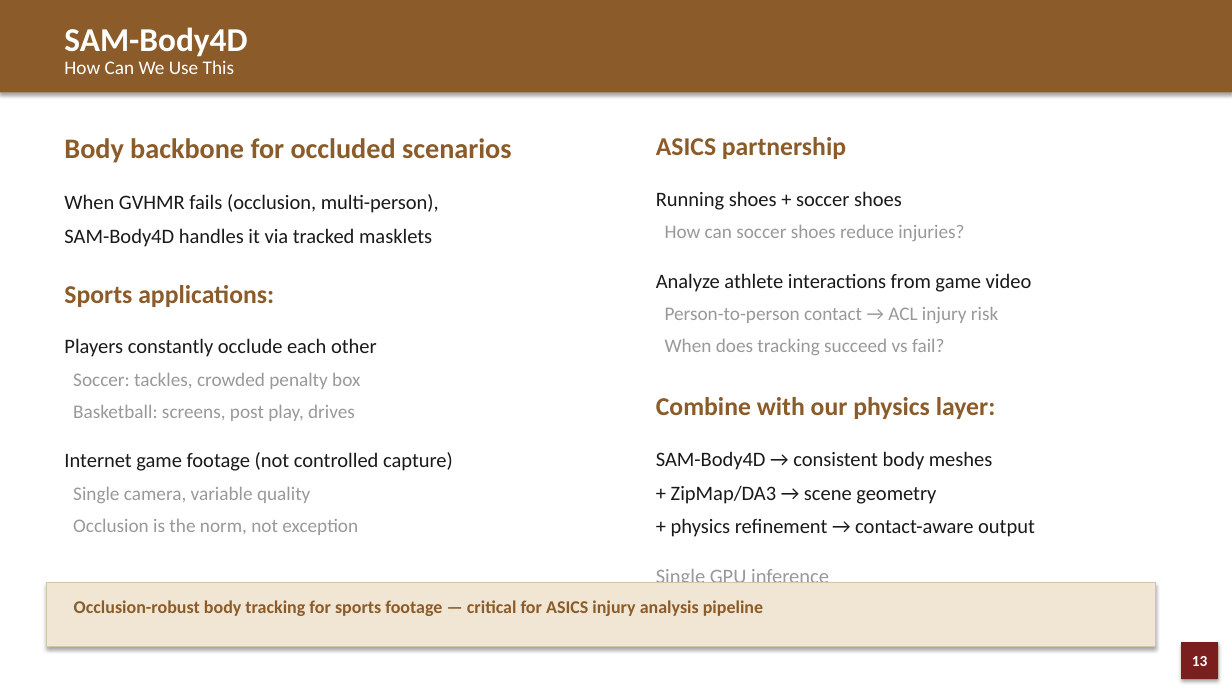
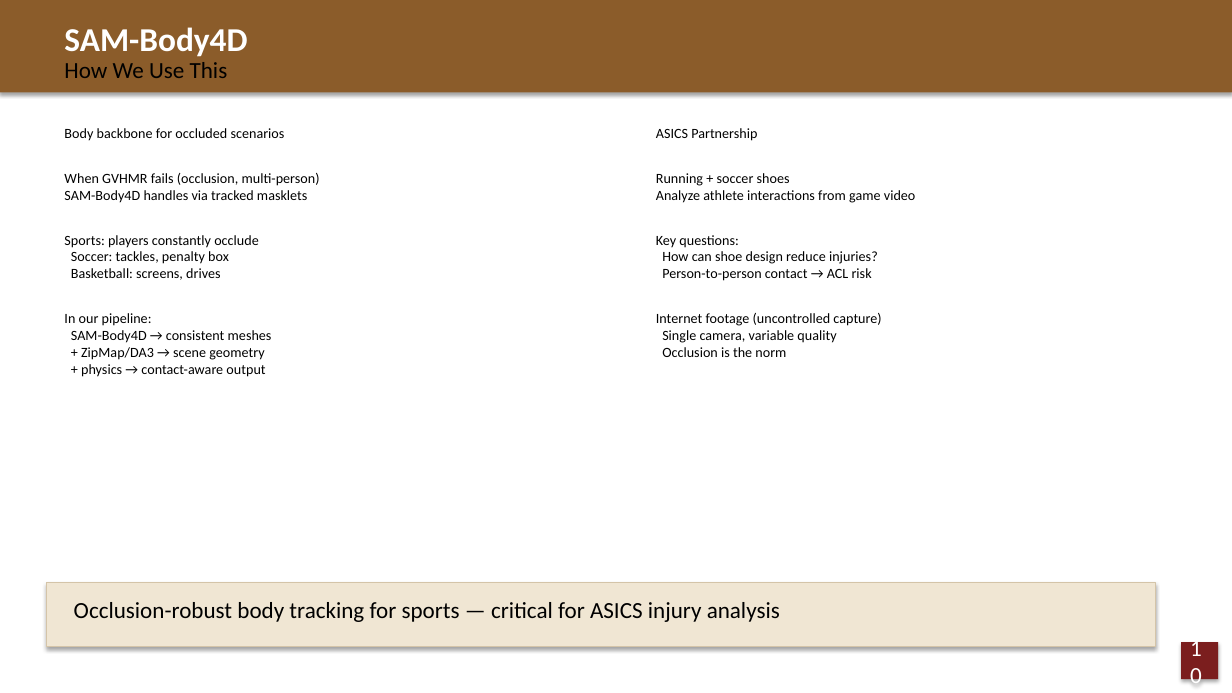
Before and after one commit to JCNTH/Pact3D, a slide deck: slide 10 of Paper_DeepDives.pptx (slide 13 before the commit). Drawn at 1232x693 pixels with LibreOffice and Linux fonts; fonts in the diff are those of the drawing. Boxes give left, top, right and bottom in pixels: in the first picture for what was removed or moved away, otherwise in the second. Text is boxed around its words. In the diff, an @@ line names an element or a change of style, - is before the commit and + after.

```diff
--- a/Paper_DeepDives.pptx
+++ b/Paper_DeepDives.pptx
@@ text at <box>64,62,228,78</box>: text changed; size 15 to 18 pt; text colour #FFFFFF to #000000 @@
-How Can We Use This
+How We Use This
@@ text at <box>64,128,285,141</box>: size 22 to 11 pt, text colour #8B5C2A to #000000, bold off in "Body backbone for occluded scenarios"; line spacing 30.8pt to 1; less space between paragraphs @@
@@ text at <box>656,128,790,186</box>: text changed; size 15 to 11 pt; text colour #999999 to #000000 @@
-ASICS partnership
-Running shoes + soccer shoes
-How can soccer shoes reduce injuries?
+ASICS Partnership
+Running + soccer shoes
@@ text at <box>64,173,320,377</box>: text changed; size 16 to 11 pt; text colour #1A1A1A to #000000 @@
-When GVHMR fails (occlusion, multi-person),
-SAM-Body4D handles it via tracked masklets
-Sports applications:
-Players constantly occlude each other
-Soccer: tackles, crowded penalty box
-Basketball: screens, post play, drives
-Internet game footage (not controlled capture)
-Single camera, variable quality
-Occlusion is the norm, not exception
+When GVHMR fails (occlusion, multi-person)
+SAM-Body4D handles via tracked masklets
+Sports: players constantly occlude
+Soccer: tackles, penalty box
+Basketball: screens, drives
+In our pipeline:
+SAM-Body4D → consistent meshes
++ ZipMap/DA3 → scene geometry
++ physics → contact-aware output
@@ text at <box>656,190,916,203</box>: size 16 to 11 pt, text colour #1A1A1A to #000000 in "Analyze athlete interactions from game video"; line spacing 22.4pt to 1; less space between paragraphs @@
@@ text at <box>656,235,881,357</box>: text changed; size 16 to 11 pt; text colour #1A1A1A to #000000 @@
-Person-to-person contact → ACL injury risk
-When does tracking succeed vs fail?
-Combine with our physics layer:
-SAM-Body4D → consistent body meshes
-+ ZipMap/DA3 → scene geometry
-+ physics refinement → contact-aware output
-Single GPU inference
+Key questions:
+How can shoe design reduce injuries?
+Person-to-person contact → ACL risk
+Internet footage (uncontrolled capture)
+Single camera, variable quality
+Occlusion is the norm
@@ text at <box>74,602,780,622</box>: text changed; size 14 to 18 pt; text colour #8B5C2A to #000000; bold off @@
-Occlusion-robust body tracking for sports footage — critical for ASICS injury analysis pipeline
+Occlusion-robust body tracking for sports — critical for ASICS injury analysis
@@ text in rectangle at <box>1192,656,1208,666</box>: text changed; size 12 to 18 pt; bold off @@
-13
+10
```
Also in this commit, not shown: 16 other slides changed, 5 slides removed.
